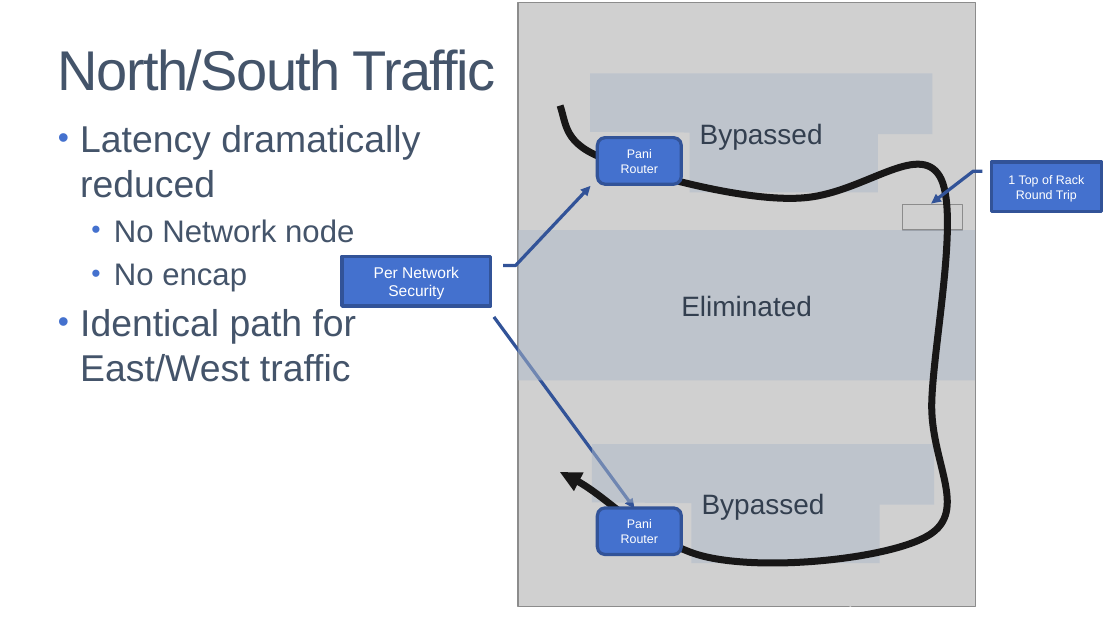
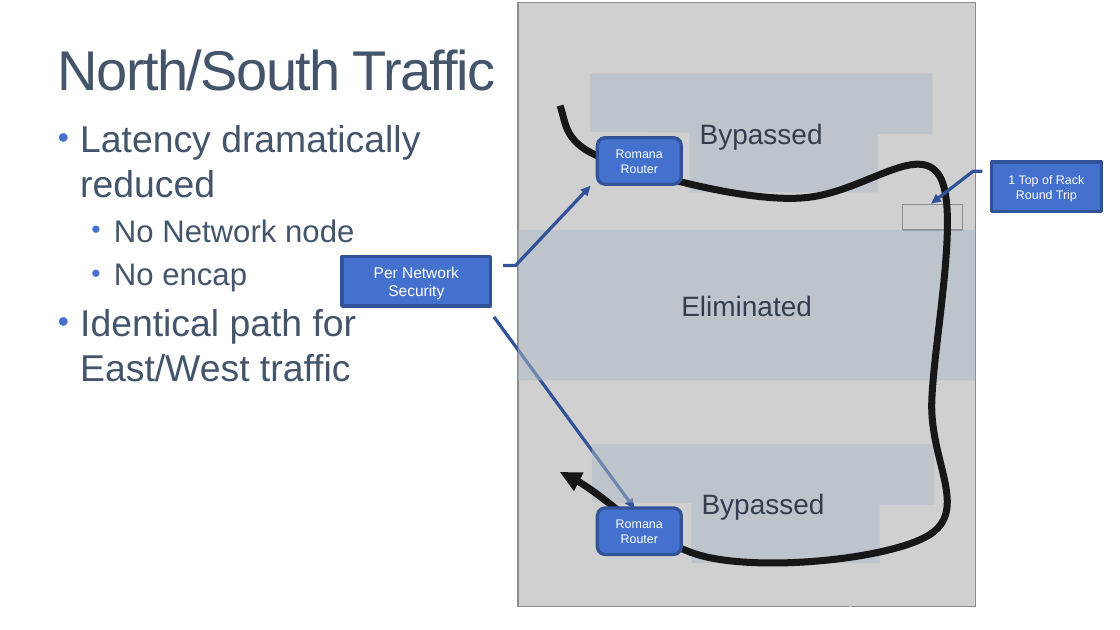
Before and after one commit to romana/romana.github.io, a slide deck: slide 4 of _diagrams/images.pptx. Drawn at 1120x630 pixels with LibreOffice and Linux fonts; fonts in the diff are those of the drawing; grey boxes stand for pictures. Boxes give left, top, right and bottom in pixels: in the first picture for what was removed or moved away, otherwise in the second. Text is boxed around its words. In the diff, an @@ line names an element or a change of style, - is before the commit and + after.

```diff
--- a/_diagrams/images.pptx
+++ b/_diagrams/images.pptx
@@ text in rounded rectangle at box(616, 149, 663, 173): text changed @@
-Pani Router
+Romana Router
@@ text in rounded rectangle at box(616, 519, 663, 543): text changed @@
-Pani Router
+Romana Router
```
Also in this commit, not shown: 4 other slides changed, 1 slide added, 3 other files.
